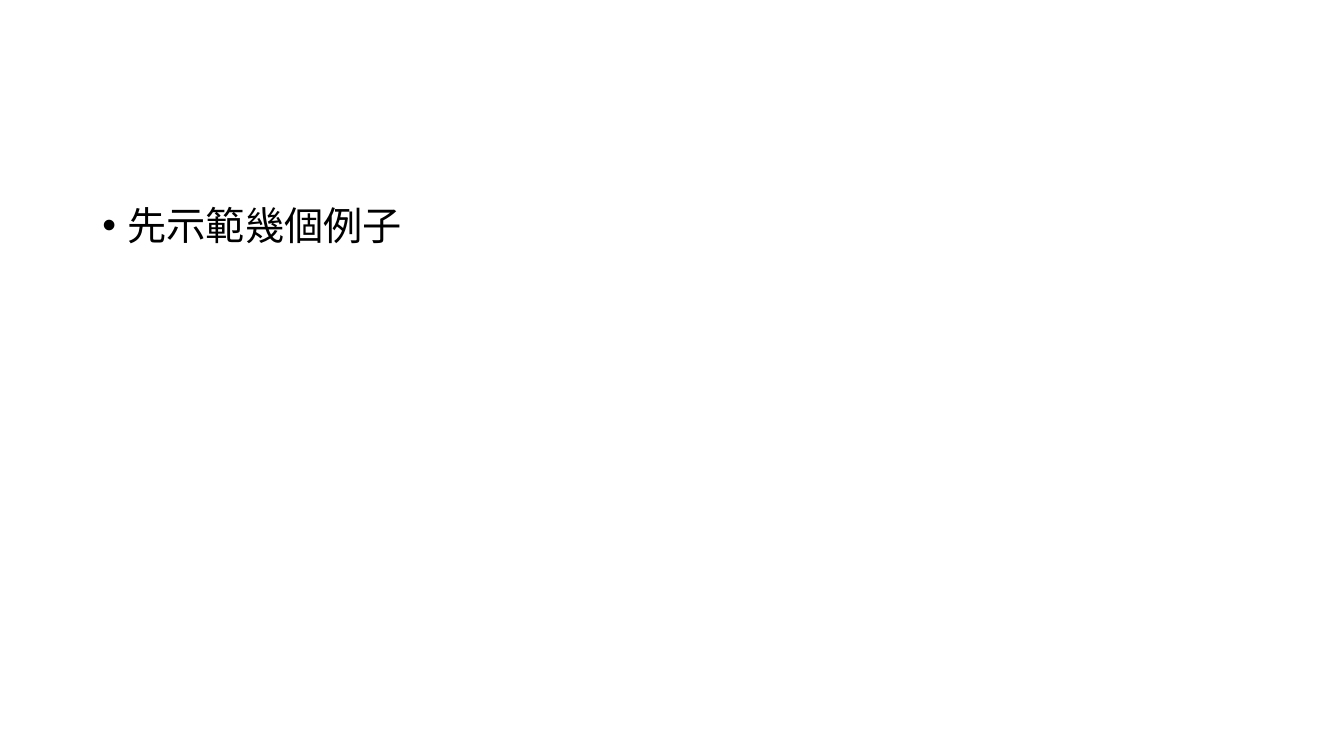
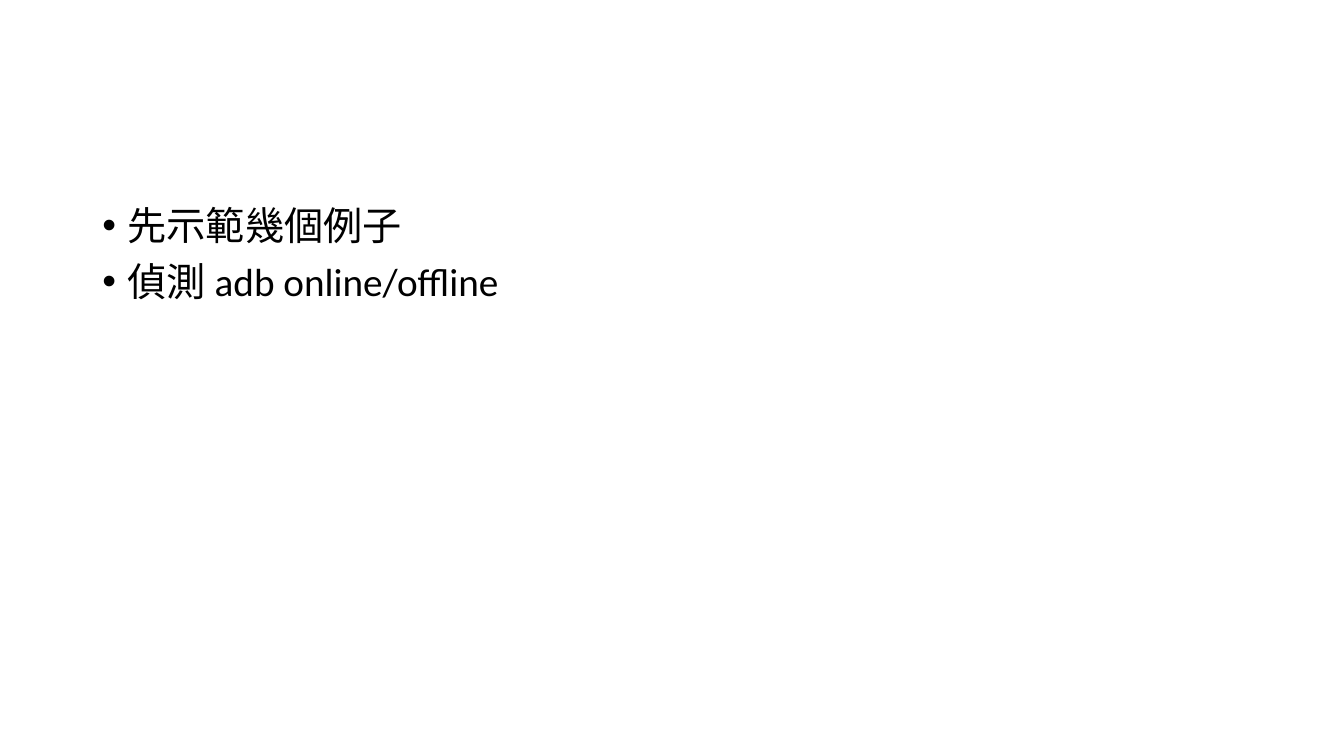
Before and after one commit to bentonglove/DosBatch, a slide deck: slide 2 of Dos Batch Script_Training_2022_Jul.pptx. Drawn at 1344x756 pixels with LibreOffice and Linux fonts; fonts in the diff are those of the drawing. Boxes give left, top, right and bottom in pixels: in the first picture for what was removed or moved away, otherwise in the second. Text is boxed around its words. In the diff, an @@ line names an element or a change of style, - is before the commit and + after.

```diff
--- a/Dos Batch Script_Training_2022_Jul.pptx
+++ b/Dos Batch Script_Training_2022_Jul.pptx
@@ text at bbox=[128, 263, 498, 299]: paragraph added @@
+• 偵測 adb online/offline
```
Also in this commit, not shown: 2 slides added, 7 other files.
